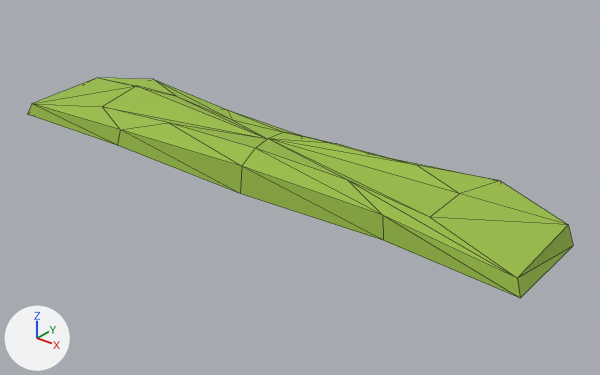
An edit to the glTF model assets/environments/frutiger_aero/props/green_backdrop.glb, drawn before and after from the same camera.
One viewpoint serves both versions: a 50 mm lens placed at (19.74, -22.43, 13.44), pointed at (1.5, 0.37, -0.69). Lighting does not change. The marker at lower left points along +X, +Y and +Z. The picture after the commit comes second. Mesh edges are drawn as thin lines. Vertices at exactly the same position are counted once.

Names of what the first picture shows: 'frutiger_aero_green_backdrop'.
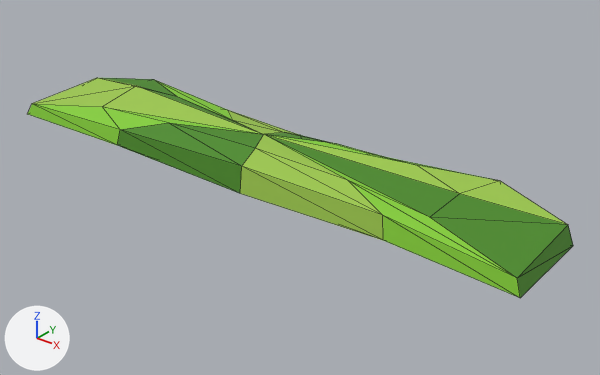
Where the change shows, as pixel boxes (x1, y1, x2, y2) in the pictures (600 x 375 px; the box of a moved part takes in the faces that stretch with it):
part 1 of me_frutiger_aero_green_backdrop, moved or reshaped: (103, 86, 459, 217) in both
part 2 of me_frutiger_aero_green_backdrop, recoloured (darker): (28, 78, 573, 298) in both

What the commit changed:
Picture 'aero_palette' (img_aero_palette) is new.
Material 'Sunlit lime foliage' (mat_sunlit_lime_foliage) is new.
Its texture is img_aero_palette.
Its roughness is 0.8.
me_frutiger_aero_green_backdrop is used by ob_frutiger_aero_green_backdrop; location (0.0, 0.0, 0.0).
me_frutiger_aero_green_backdrop had 38 vertices, 72 faces and spanned x -12.0..12.0, y -2.5..2.5, z 0.0..1.3.
me_frutiger_aero_green_backdrop now has 37 vertices, 70 faces and spans x -12.0..12.0, y -2.5..2.5, z 0.0..1.3.
Part 1, on me_frutiger_aero_green_backdrop:
1 vertex is removed from x 0.2, y 0.2, z 0.0.
12 faces are deleted.
1 vertex moves from x 0.1, y 0.1, z 1.1 to x 0.0, y 0.0, z 1.3.
10 new faces join them.
me_frutiger_aero_green_backdrop part 2: 60 faces spanning x -12.0..12.0, y -2.5..2.5, z 0.0..1.3 switch from mat_aero_scenery to mat_sunlit_lime_foliage (picture img_aero_palette).
